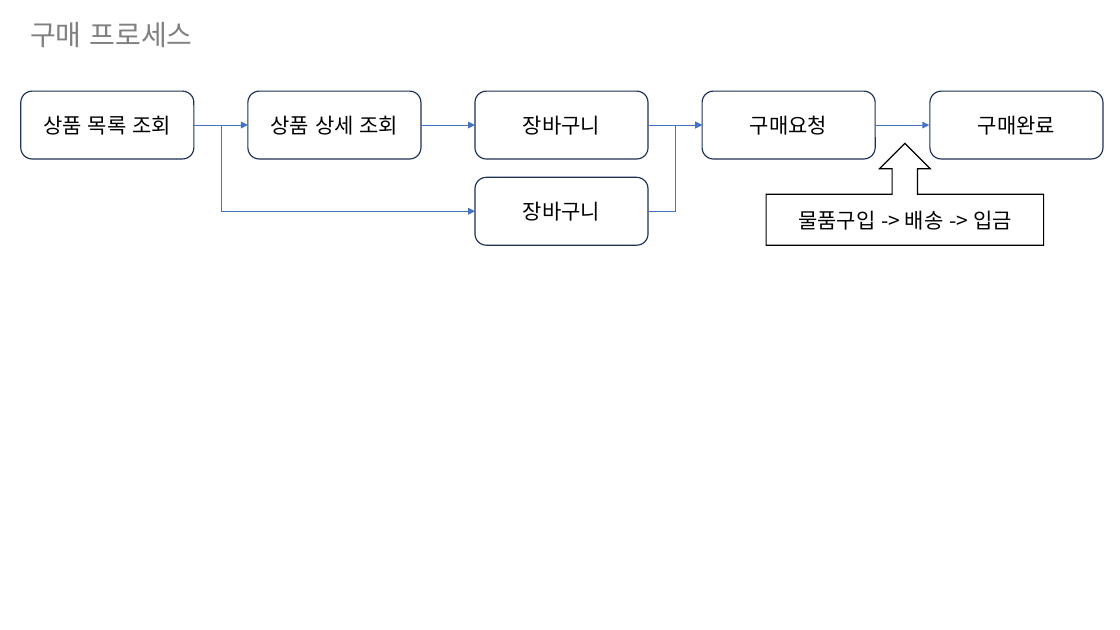
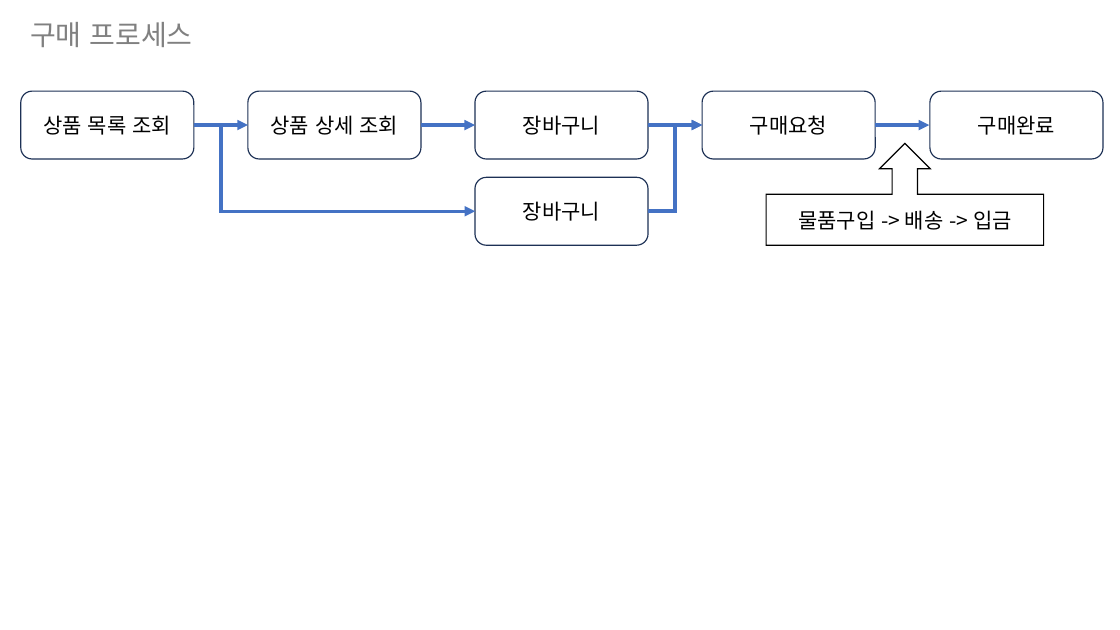
Before and after one commit to yhoo0094/miniPX, a slide deck: slide 1 of 산출물/화면정의서/MiniPX_화면정의서_V0.3.pptx. Drawn at 1120x630 pixels with LibreOffice and Linux fonts; fonts in the diff are those of the drawing. Boxes give left, top, right and bottom in pixels: in the first picture for what was removed or moved away, otherwise in the second. Text is boxed around its words. In the diff, an @@ line names an element or a change of style, - is before the commit and + after.

```diff
--- a/산출물/화면정의서/MiniPX_화면정의서_V0.3.pptx
+++ b/산출물/화면정의서/MiniPX_화면정의서_V0.3.pptx
@@ arrow (194, 125) - (248, 125): stroke #4472C4 0.5 pt to #4472C4 3 pt @@
@@ elbow arrow (194, 125) - (475, 212): stroke #4472C4 0.5 pt to #4472C4 3 pt @@
@@ arrow (421, 125) - (475, 125): stroke #4472C4 0.5 pt to #4472C4 3 pt @@
@@ arrow (649, 125) - (702, 125): stroke #4472C4 0.5 pt to #4472C4 3 pt @@
@@ elbow arrow (649, 212) - (702, 125): stroke #4472C4 0.5 pt to #4472C4 3 pt @@
@@ arrow (875, 125) - (929, 125): stroke #4472C4 0.5 pt to #4472C4 3 pt @@
```
Also in this commit, not shown: 1 slide added, 8 other files.
